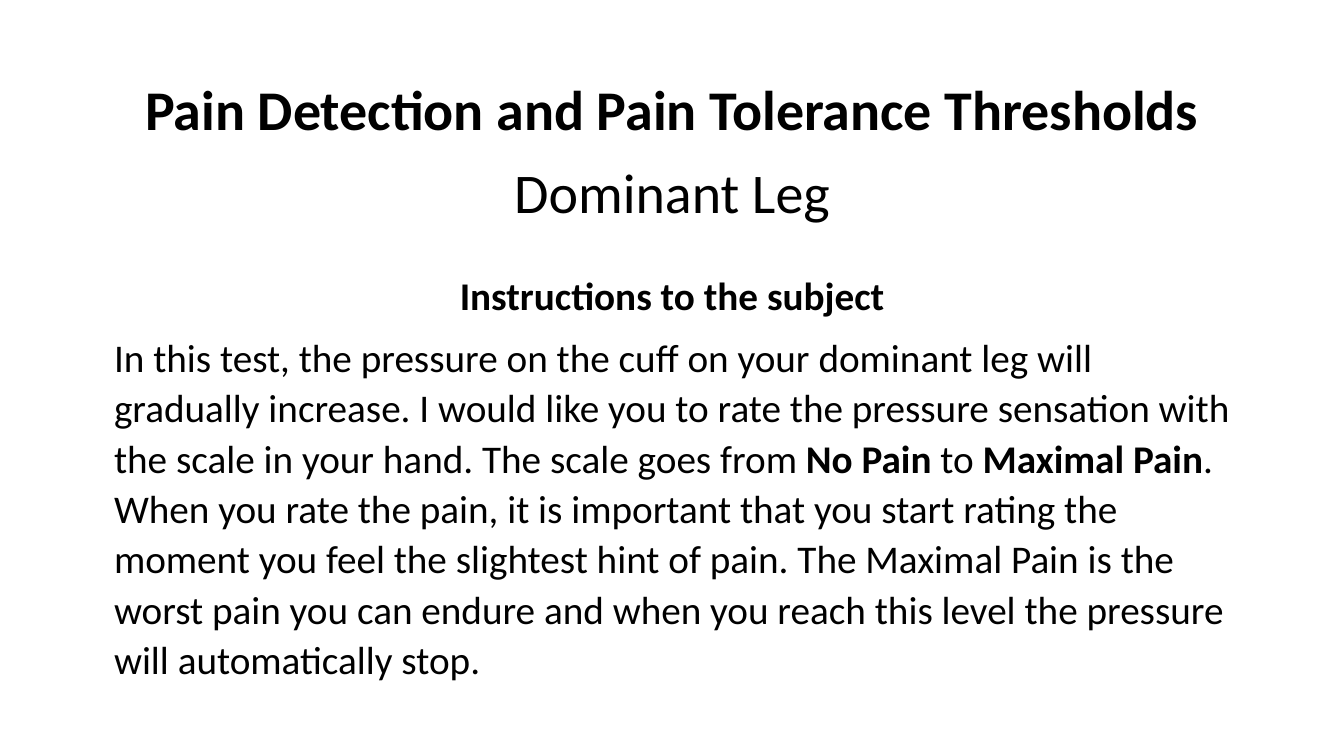
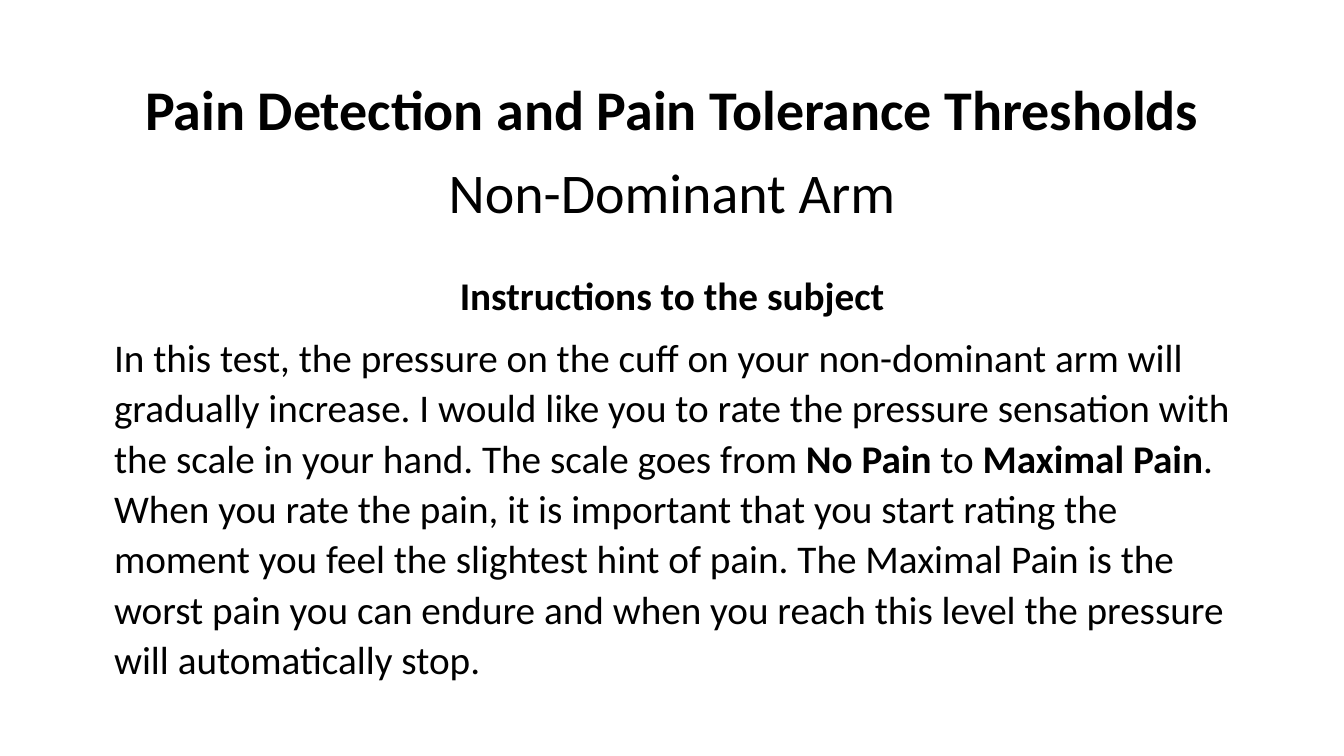
Before and after one commit to LabBench-Society/Protocols.Beta, a slide deck: slide 17 of docs/painEffort/Images.pptx. Drawn at 1344x756 pixels with LibreOffice and Linux fonts; fonts in the diff are those of the drawing. Boxes give left, top, right and bottom in pixels: in the first picture for what was removed or moved away, otherwise in the second. Text is boxed around its words. In the diff, an @@ line names an element or a change of style, - is before the commit and + after.

Commit message:
Changed to non-dominant and to the arms

```diff
--- a/docs/painEffort/Images.pptx
+++ b/docs/painEffort/Images.pptx
@@ text at <box>449,174,896,214</box>: text changed @@
-Dominant Leg
+Non-Dominant Arm
@@ text at <box>114,344,1230,681</box>: text changed @@
-In this test, the pressure on the cuff on your dominant leg will gradually increase. I would like you to rate the pressure sensation with the scale in your hand. The scale goes from No Pain to Maximal Pain. When you rate the pain, it is important that you start rating the moment you feel the slightest hint of pain. The Maximal Pain is the worst pain you can endure and when you reach this level the pressure will automatically stop.
+In this test, the pressure on the cuff on your non-dominant arm will gradually increase. I would like you to rate the pressure sensation with the scale in your hand. The scale goes from No Pain to Maximal Pain. When you rate the pain, it is important that you start rating the moment you feel the slightest hint of pain. The Maximal Pain is the worst pain you can endure and when you reach this level the pressure will automatically stop.
```
Also in this commit, not shown: 4 other slides changed, 11 other files.
